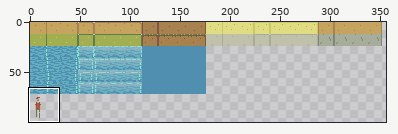
Edited in one commit: pixel-art file (public/sprites/sprites.aseprite). The picture above shows the old version from afar; the outline marks the close-up.
Close-up. Before:
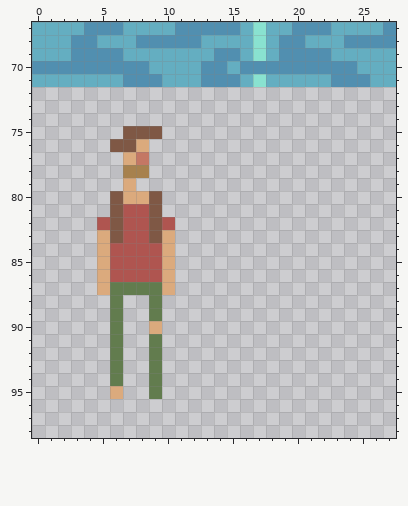
1024x1024 pixels, 1 frame. Shown: x 0..27, y 67..98. The wide view leaves out empty margins.
After the commit:
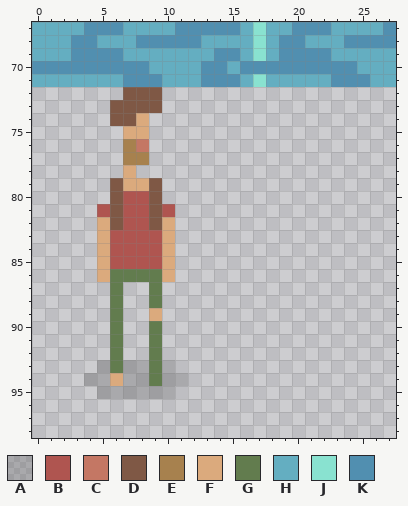
Palette (. is transparent): A #3f3f3f40  B #af5550  C #c47764  D #7f5845  E #a7814e  F #dbaa7d  G #627c4e  H #64aec1  J #89e2d0  K #518fb0
What changed:
layer "Layer 4" opacity 25% added
Changed rows in their new state; - is an unchanged pixel.
Layers "Layer 1", "Layer 4":
first column x 4:
72 ---DDD--
73 --DDDD--
74 --DDF---
75 ---FF.--
76 --.EC---
77 ---EE---
78 ---F.---
79 --D-FD--
80 ---BB---
81 -B----B-
82 -F----F-
83 --B--B--
86 --GGGG--
87 -.-..-.-
89 -----F--
90 -----G--
93 -A-AA-A-
94 AAFAA-AA
95 -AAAAAA-
Pixel boxes of the changes (left, top, right, bottom) in both close-ups:
changed: (84, 87, 188, 399)
